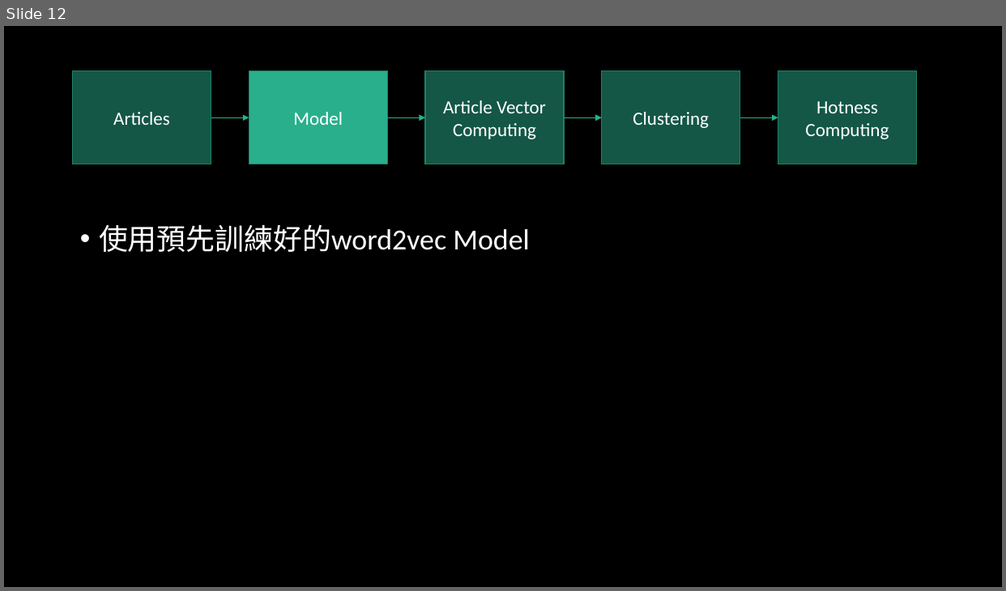
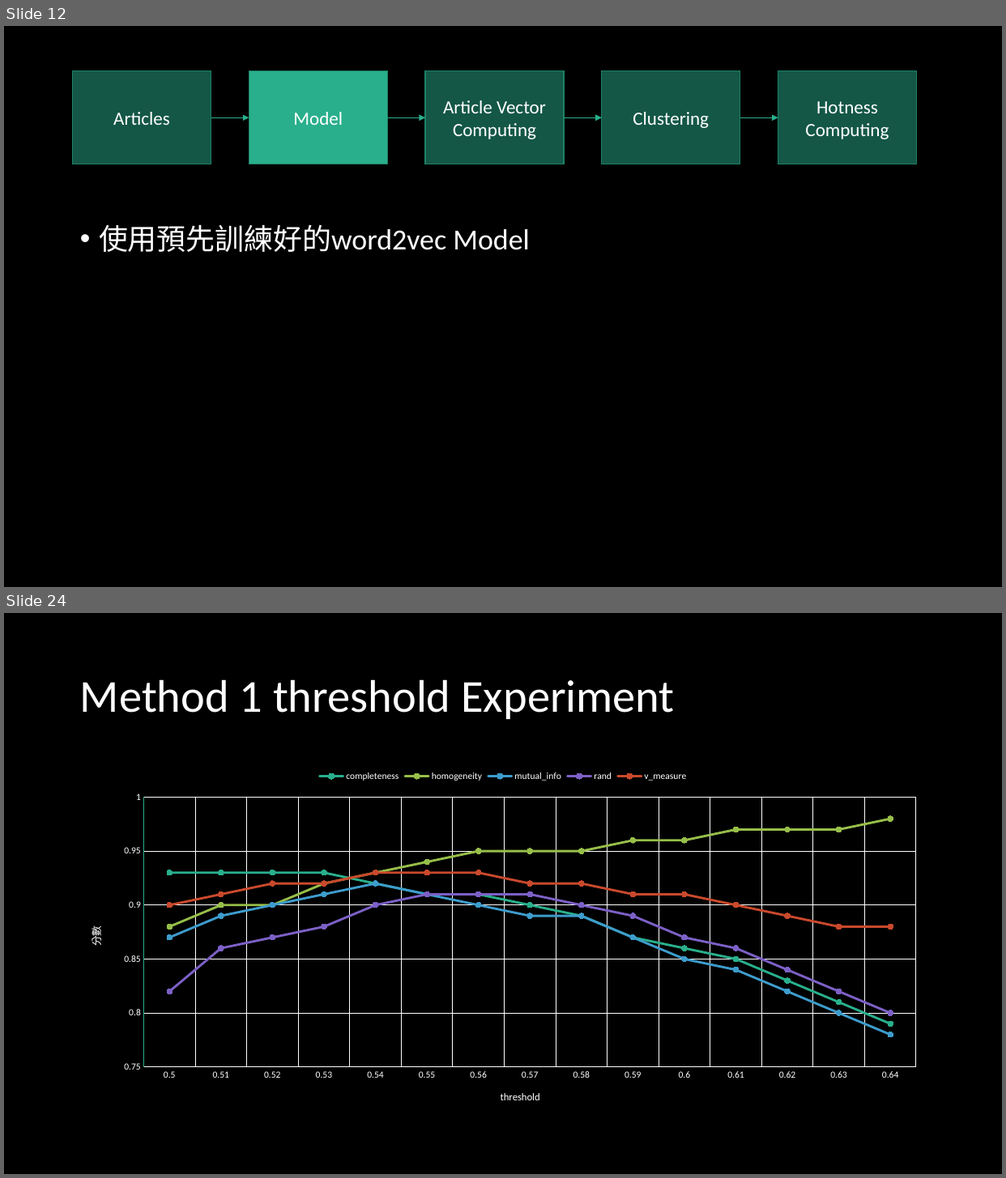
Before and after one commit to ZhongTing/HotTopicDetection, a slide deck: Hot-Topic-Detection.pptx. Shown one above the other, each under a label of ours: slide 12 before the commit, slides 12 and 24 after it; the slides between them are not shown. The pictures are 1006x591 and 1006x1178 pixels, drawn with LibreOffice and Linux fonts; fonts in the diff are those of the drawing. Boxes give left, top, right and bottom in pixels: in the first picture for what was removed or moved away, otherwise in the second. Text is boxed around its words. In the diff, an @@ line names an element or a change of style, - is before the commit and + after.

```diff
--- a/Hot-Topic-Detection.pptx
+++ b/Hot-Topic-Detection.pptx
@@ slide 24 added at [4,613,1002,1174], background #000000 @@
@@ title added at [80,679,674,719], 44 pt, text #FFFFFF @@
+Method 1 threshold Experiment
@@ line chart added at [73,763,934,1119] @@
+categories: 0.5, 0.51, 0.52, 0.53, 0.54, 0.55000000000000004, 0.56000000000000005, 0.56999999999999995, 0.57999999999999996, 0.59, 0.6, 0.61, 0.62, 0.63, 0.64
+completeness: 0.93, 0.93, 0.93, 0.93, 0.92, 0.91, 0.91, 0.9, 0.89, 0.87, 0.86, 0.85, 0.83, 0.81, 0.79
+homogeneity: 0.88, 0.9, 0.9, 0.92, 0.93, 0.94, 0.95, 0.95, 0.95, 0.96, 0.96, 0.97, 0.97, 0.97, 0.98
+mutual_info: 0.87, 0.89, 0.9, 0.91, 0.92, 0.91, 0.9, 0.89, 0.89, 0.87, 0.85, 0.84, 0.82, 0.8, 0.78
+rand: 0.82, 0.86, 0.87, 0.88, 0.9, 0.91, 0.91, 0.91, 0.9, 0.89, 0.87, 0.86, 0.84, 0.82, 0.8
+v_measure: 0.9, 0.91, 0.92, 0.92, 0.93, 0.93, 0.93, 0.92, 0.92, 0.91, 0.91, 0.9, 0.89, 0.88, 0.88
```
Also in this commit, not shown: 9 slides changed, 18 other slides added, 3 other files.
